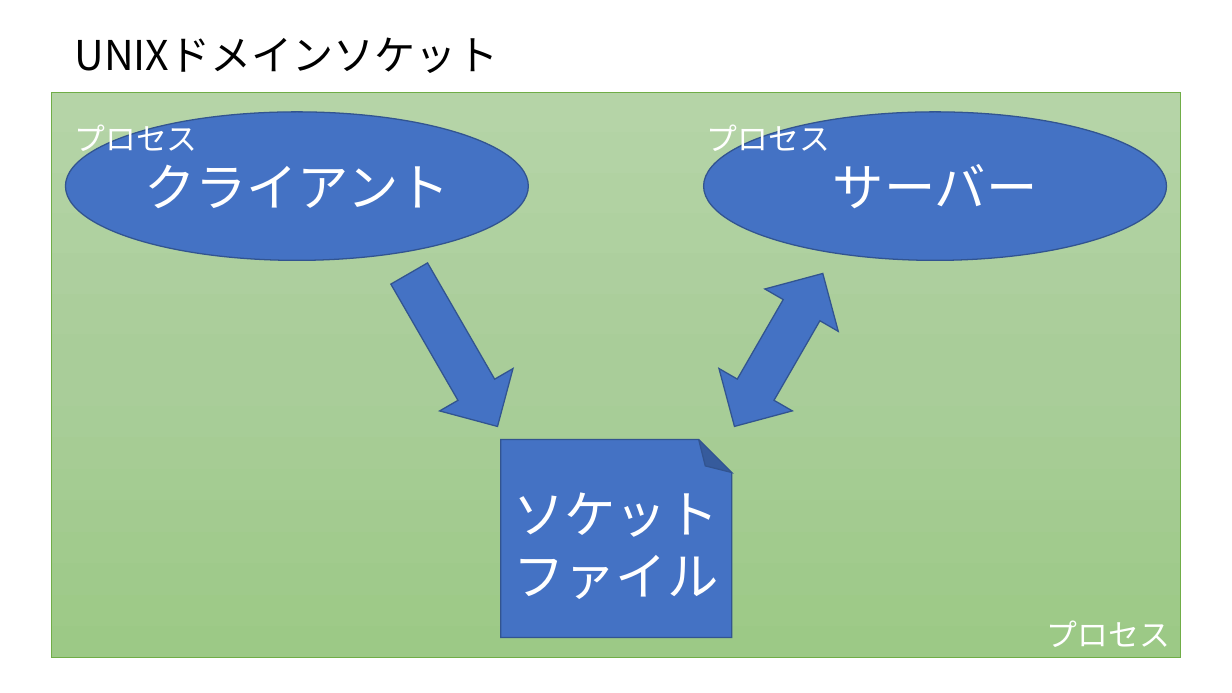
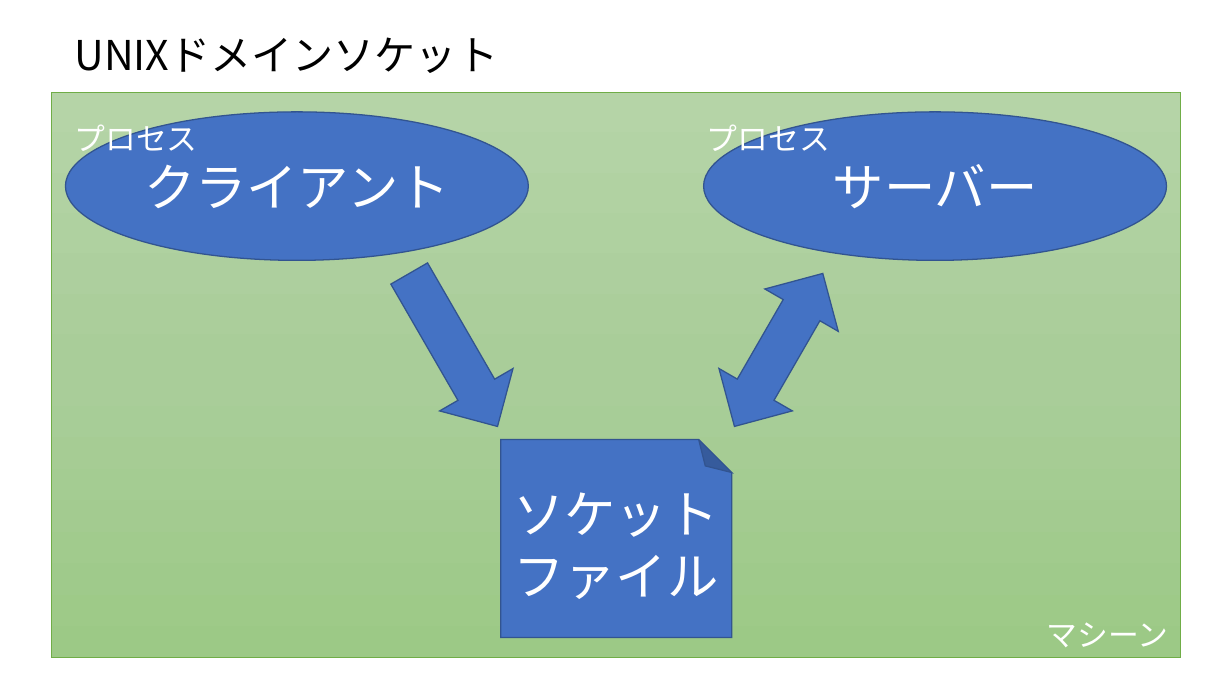
Before and after one commit to walk8243/unix-domain-socket, a slide deck: slide 1 of images.pptx. Drawn at 1232x693 pixels with LibreOffice and Linux fonts; fonts in the diff are those of the drawing. Boxes give left, top, right and bottom in pixels: in the first picture for what was removed or moved away, otherwise in the second. Text is boxed around its words. In the diff, an @@ line names an element or a change of style, - is before the commit and + after.

```diff
--- a/images.pptx
+++ b/images.pptx
@@ text at (1047,622,1169,647): text changed @@
-プロセス
+マシーン
```
Also in this commit, not shown: 1 other slide changed, 2 other files.
